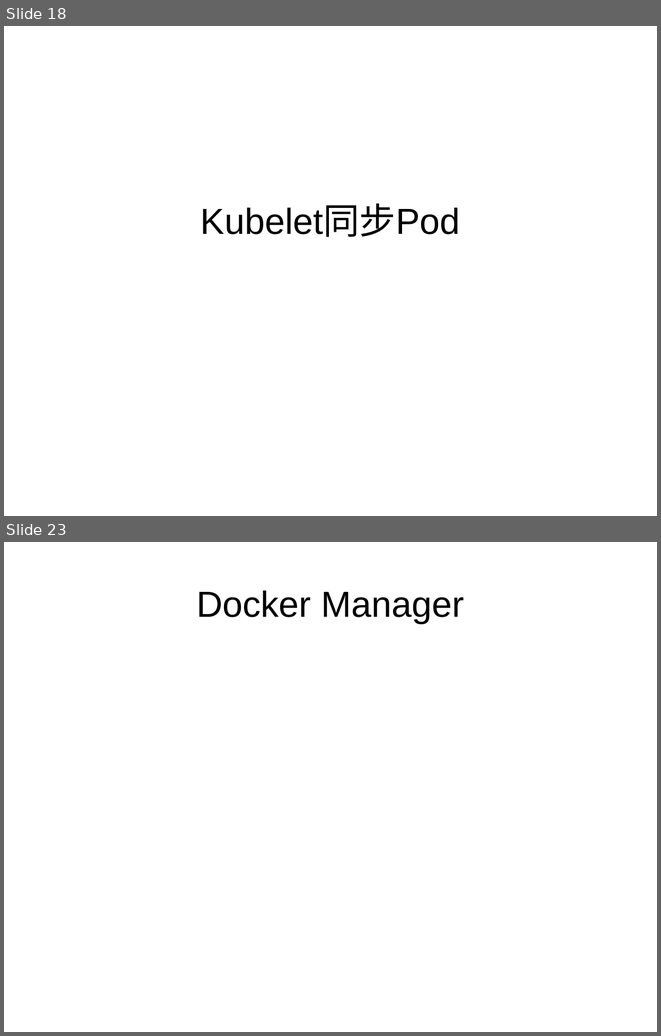
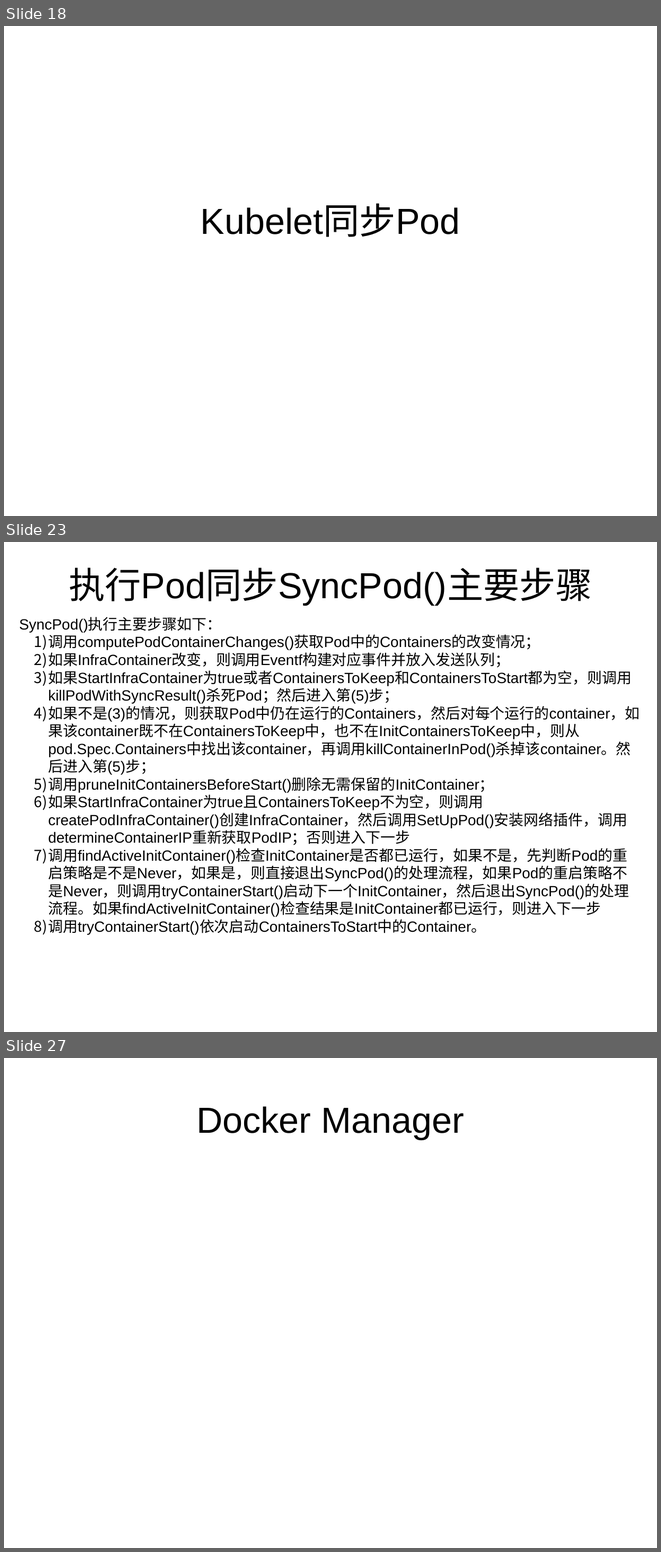
Before and after one commit to loveliuliu/Kubernetes-step-by-step, a slide deck: code_analysis/Kubelet/Kubelet.odp. Shown one above the other, each under a label of ours: slides 18 and 23 before the commit, slides 18, 23 and 27 after it; the slides between them are not shown. The pictures are 661x1036 and 661x1552 pixels, drawn with LibreOffice and Linux fonts; fonts in the diff are those of the drawing. Boxes give left, top, right and bottom in pixels: in the first picture for what was removed or moved away, otherwise in the second. Text is boxed around its words. In the diff, an @@ line names an element or a change of style, - is before the commit and + after.

Commit message:
增加SyncPod()的处理流程分析

```diff
--- a/code_analysis/Kubelet/Kubelet.odp
+++ b/code_analysis/Kubelet/Kubelet.odp
@@ slide 23 added at box(4, 542, 657, 1032), background #FFFFFF @@
@@ title added at box(69, 567, 592, 606), 44 pt, text #000000 @@
+执行Pod同步SyncPod()主要步骤
@@ text added at box(19, 618, 640, 935), 18 pt, text #000000 @@
+SyncPod()执行主要步骤如下：
+1) 调用computePodContainerChanges()获取Pod中的Containers的改变情况；
+2) 如果InfraContainer改变，则调用Eventf构建对应事件并放入发送队列；
+3) 如果StartInfraContainer为true或者ContainersToKeep和ContainersToStart都为空，则调用killPodWithSyncResult()杀死Pod；然后进入第(5)步；
+4) 如果不是(3)的情况，则获取Pod中仍在运行的Containers，然后对每个运行的container，如果该container既不在ContainersToKeep中，也不在InitContainersToKeep中，则从pod.Spec.Containers中找出该container，再调用killContainerInPod()杀掉该container。然后进入第(5)步；
+5) 调用pruneInitContainersBeforeStart()删除无需保留的InitContainer；
+6) 如果StartInfraContainer为true且ContainersToKeep不为空，则调用createPodInfraContainer()创建InfraContainer，然后调用SetUpPod()安装网络插件，调用determineContainerIP重新获取PodIP；否则进入下一步
+7) 调用findActiveInitContainer()检查InitContainer是否都已运行，如果不是，先判断Pod的重启策略是不是Never，如果是，则直接退出SyncPod()的处理流程，如果Pod的重启策略不是Never，则调用tryContainerStart()启动下一个InitContainer，然后退出SyncPod()的处理流程。如果findActiveInitContainer()检查结果是InitContainer都已运行，则进入下一步
+8) 调用tryContainerStart()依次启动ContainersToStart中的Container。
@@ what was slide 23 is now slide 27 @@
```
Also in this commit, not shown: 8 slides changed, 3 other slides added.
